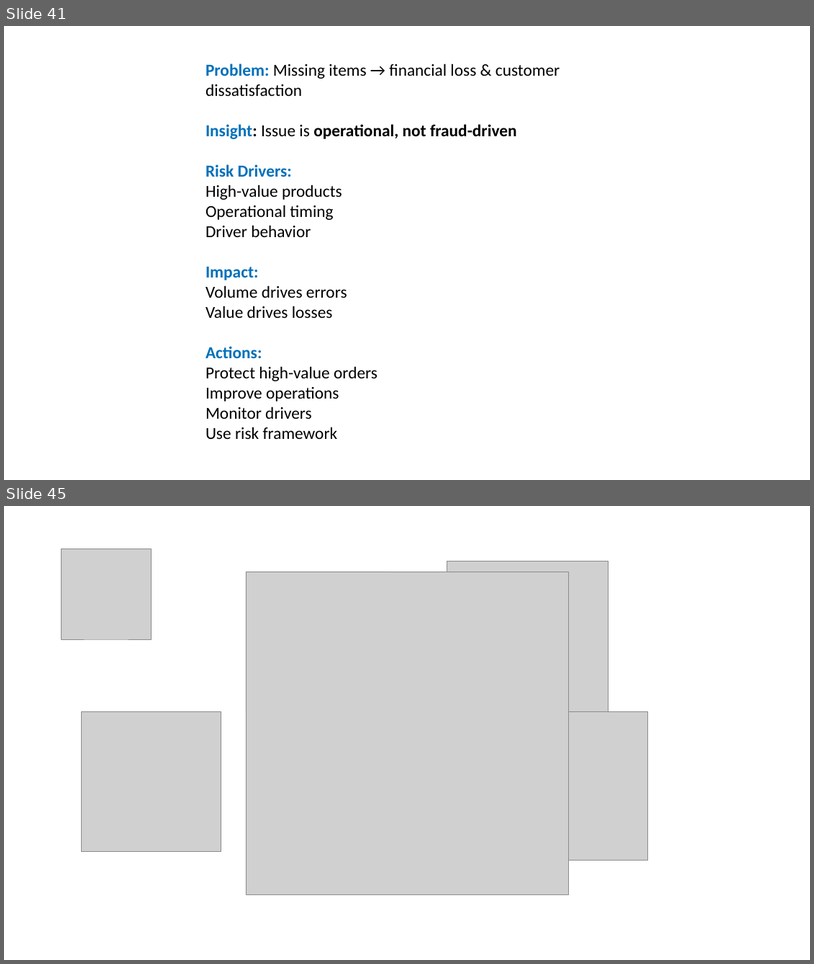
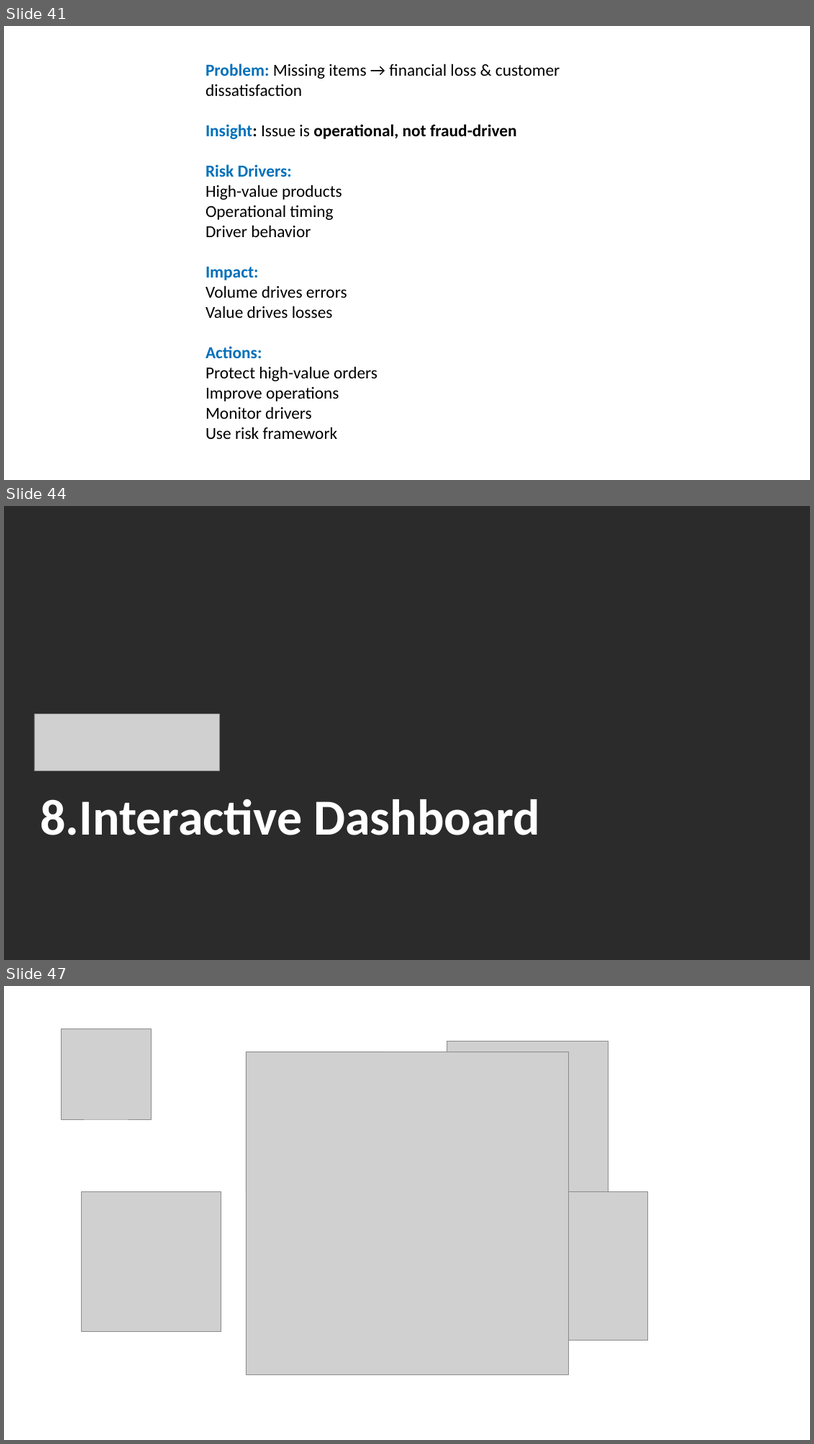
Before and after one commit to IgorQueiroz23031988/Walmart-Delivery-Fraud-Detection, a slide deck: presentation/Walmart - Fraud Risk Analysis in Delivery Operations.pptx. Shown one above the other, each under a label of ours: slides 41 and 45 before the commit, slides 41, 44 and 47 after it; the slides between them are not shown. The pictures are 814x964 and 814x1444 pixels, drawn with LibreOffice and Linux fonts; fonts in the diff are those of the drawing; grey boxes stand for pictures; background and template pictures are left out; a plain dark background stands for a picture behind light text. Boxes give left, top, right and bottom in pixels: in the first picture for what was removed or moved away, otherwise in the second. Text is boxed around its words. In the diff, an @@ line names an element or a change of style, - is before the commit and + after.

```diff
--- a/presentation/Walmart - Fraud Risk Analysis in Delivery Operations.pptx
+++ b/presentation/Walmart - Fraud Risk Analysis in Delivery Operations.pptx
@@ slide 44 added at bbox=[4, 506, 810, 960], background picture (left out) @@
@@ picture added at bbox=[34, 713, 219, 770] @@
@@ title added at bbox=[40, 799, 540, 835], 60 pt, text #FFFFFF, bold @@
+8.Interactive Dashboard
@@ what was slide 45 is now slide 47 @@
```
Also in this commit, not shown: 2 slides changed, 2 other slides added, 1 slide removed, 5 other files.
